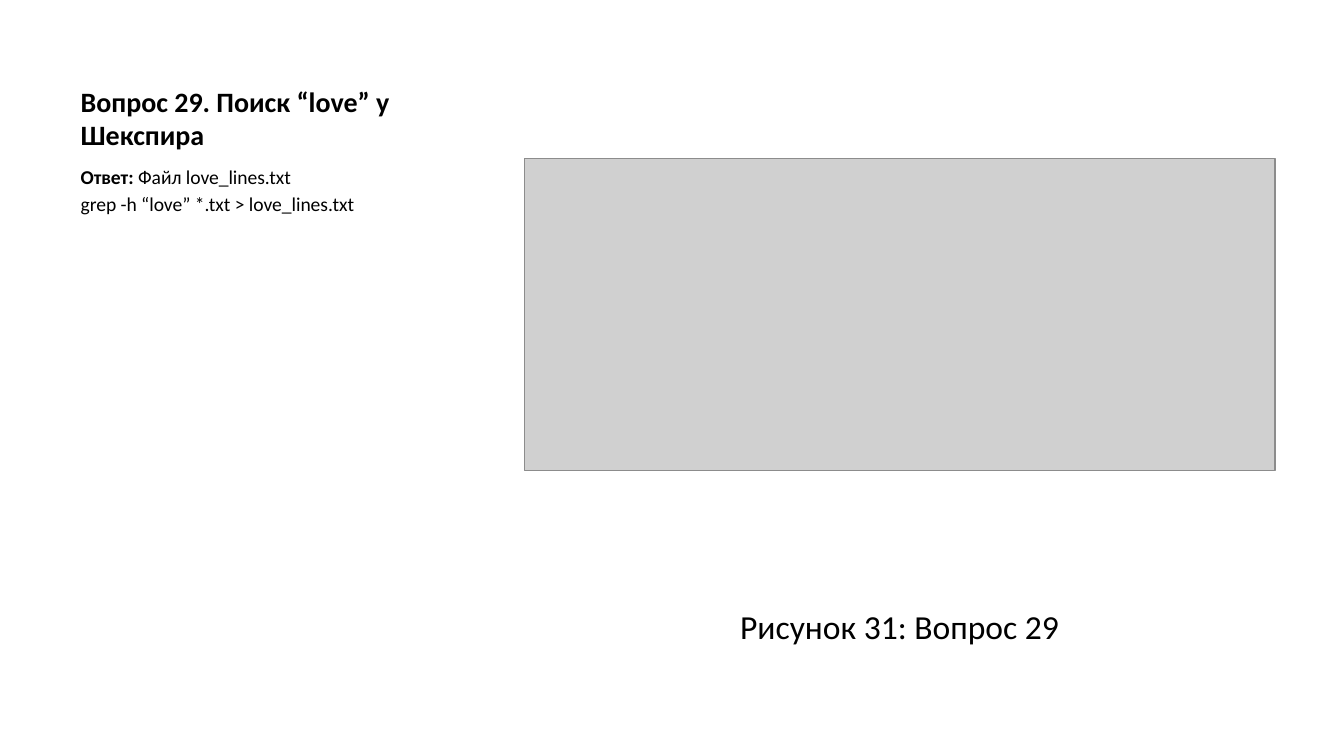
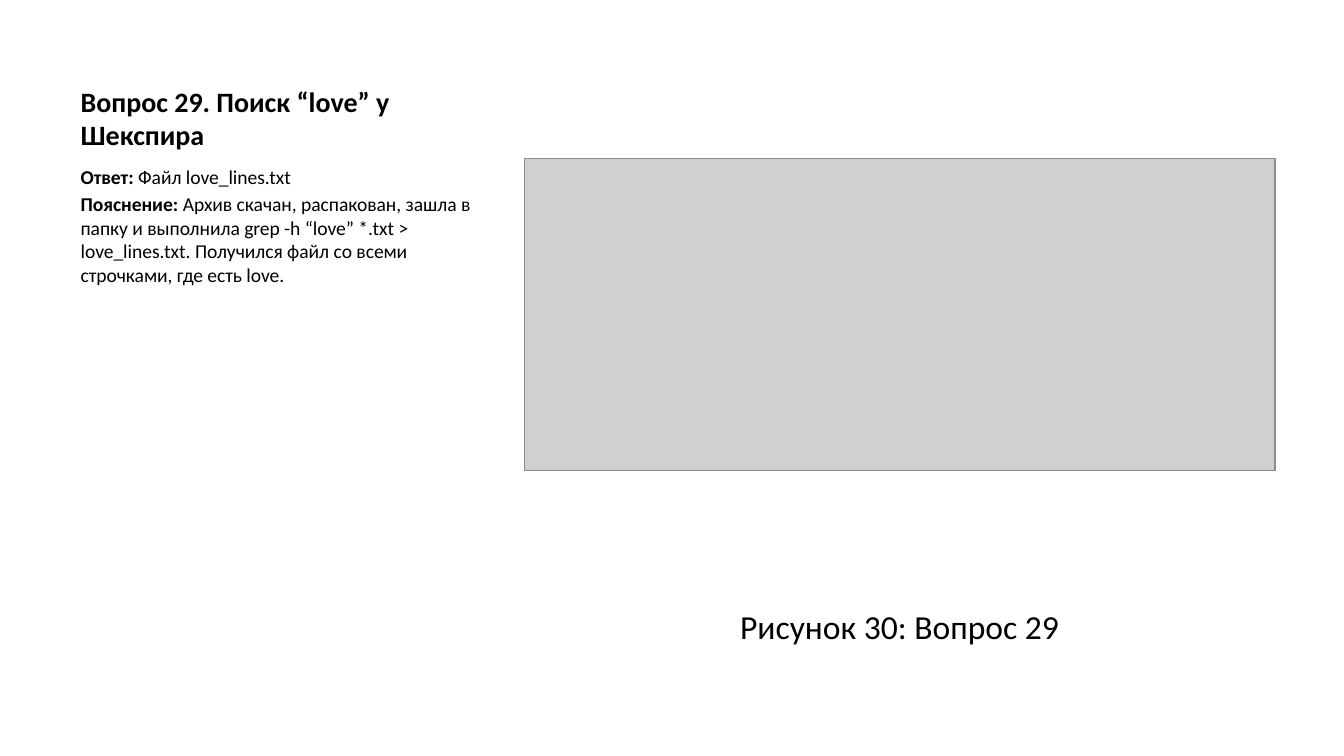
Before and after one commit to asivanova1/stepik-linux-course, a slide deck: slide 43 of stepik/razdel/01/presentation/output/presentation_stepik_1.pptx (slide 44 before the commit). Drawn at 1344x756 pixels with LibreOffice and Linux fonts; fonts in the diff are those of the drawing; grey boxes stand for pictures. Boxes give left, top, right and bottom in pixels: in the first picture for what was removed or moved away, otherwise in the second. Text is boxed around its words. In the diff, an @@ line names an element or a change of style, - is before the commit and + after.

```diff
--- a/stepik/razdel/01/presentation/output/presentation_stepik_1.pptx
+++ b/stepik/razdel/01/presentation/output/presentation_stepik_1.pptx
@@ text at (81, 198, 470, 286): text changed @@
-grep -h “love” *.txt > love_lines.txt
+Пояснение: Архив скачан, распакован, зашла в папку и выполнила grep -h “love” *.txt > love_lines.txt. Получился файл со всеми строчками, где есть love.
@@ text at (740, 617, 1059, 645): text changed @@
-Рисунок 31: Вопрос 29
+Рисунок 30: Вопрос 29
```
Also in this commit, not shown: 31 other slides changed, 3 slides removed, 25 other files.
